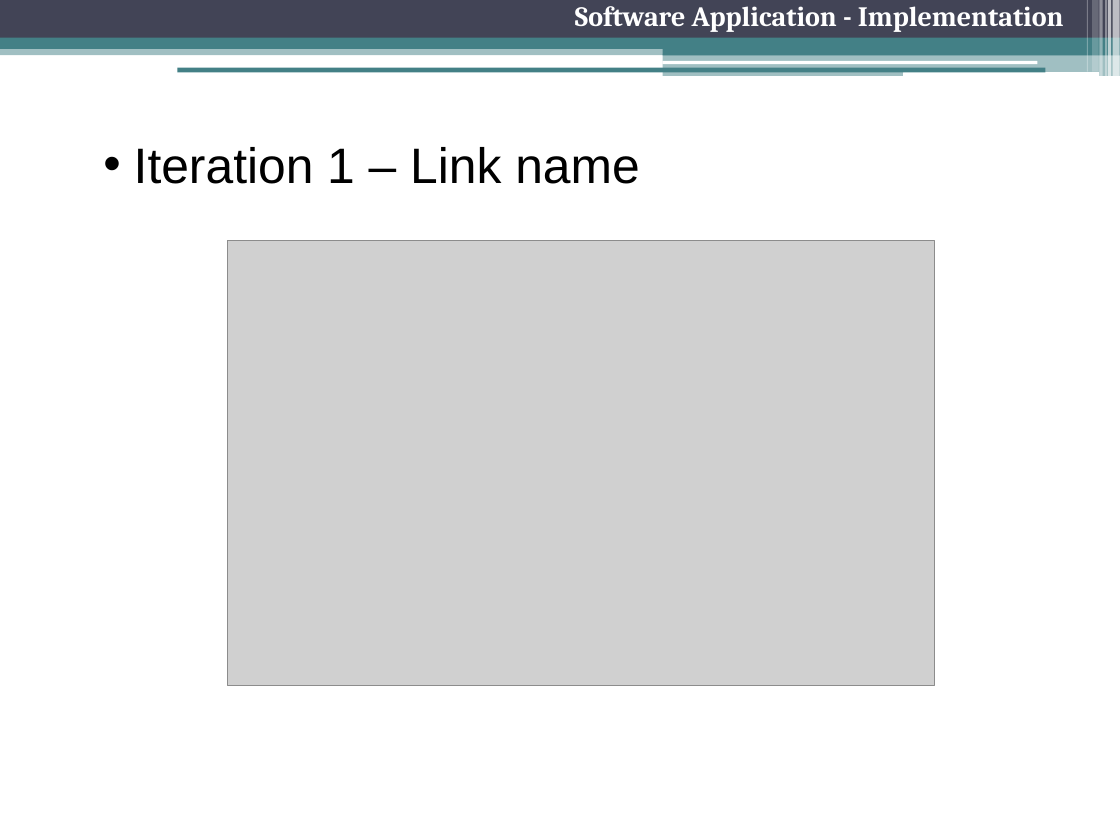
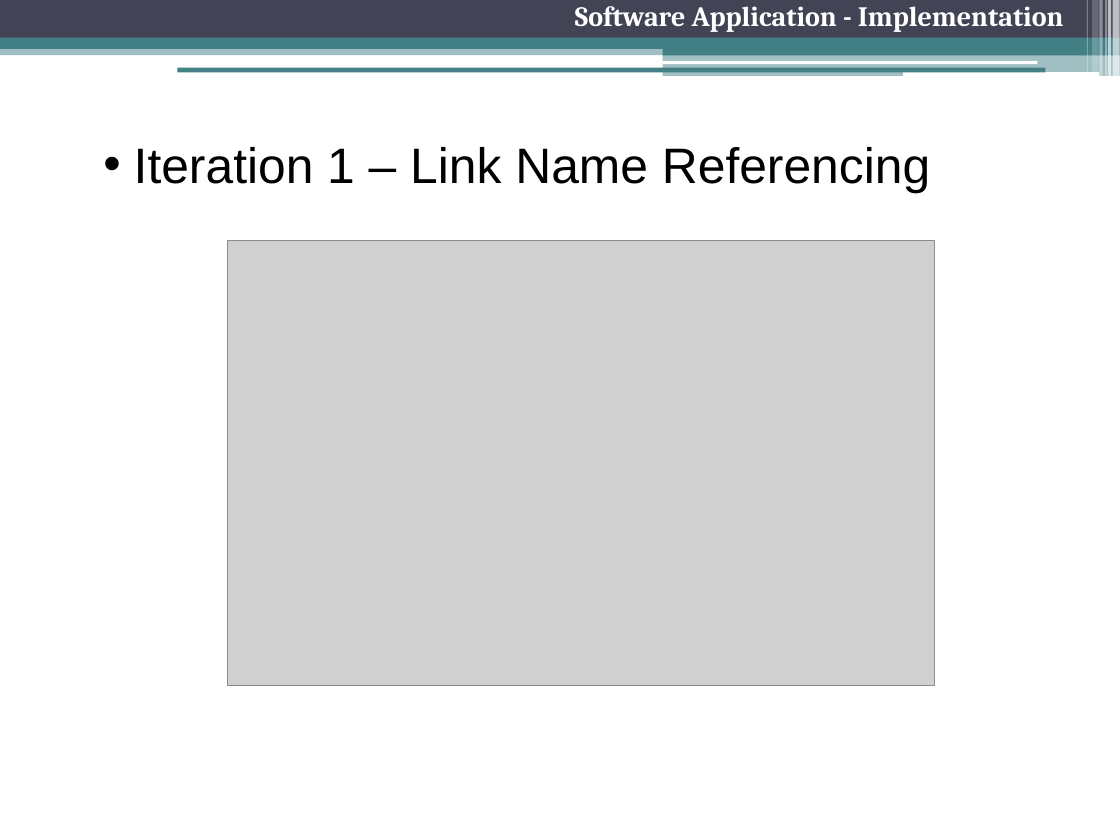
Before and after one commit to freecole/Lab-project, a slide deck: slide 18 of Presentation/2 Nov/Final Presentation.pptx (slide 16 before the commit). Drawn at 1120x840 pixels with LibreOffice and Linux fonts; fonts in the diff are those of the drawing; grey boxes stand for pictures. Boxes give left, top, right and bottom in pixels: in the first picture for what was removed or moved away, otherwise in the second. Text is boxed around its words. In the diff, an @@ line names an element or a change of style, - is before the commit and + after.

```diff
--- a/Presentation/2 Nov/Final Presentation.pptx
+++ b/Presentation/2 Nov/Final Presentation.pptx
@@ text at <box>134,147,930,193</box>: text changed @@
-  • Iteration 1 – Link name
+  • Iteration 1 – Link Name Referencing
```
Also in this commit, not shown: 22 other slides changed, 2 slides added, 1 slide removed.
